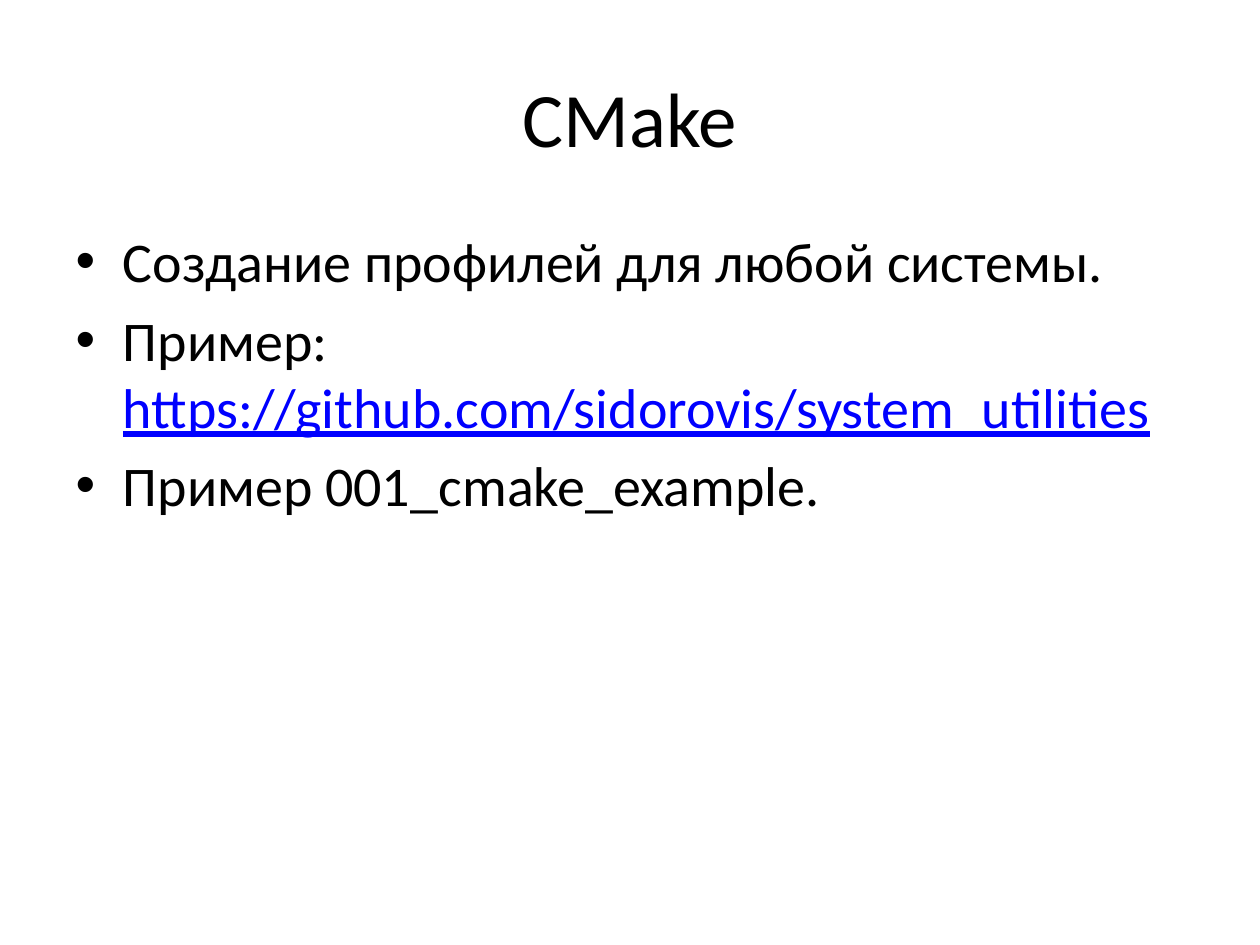
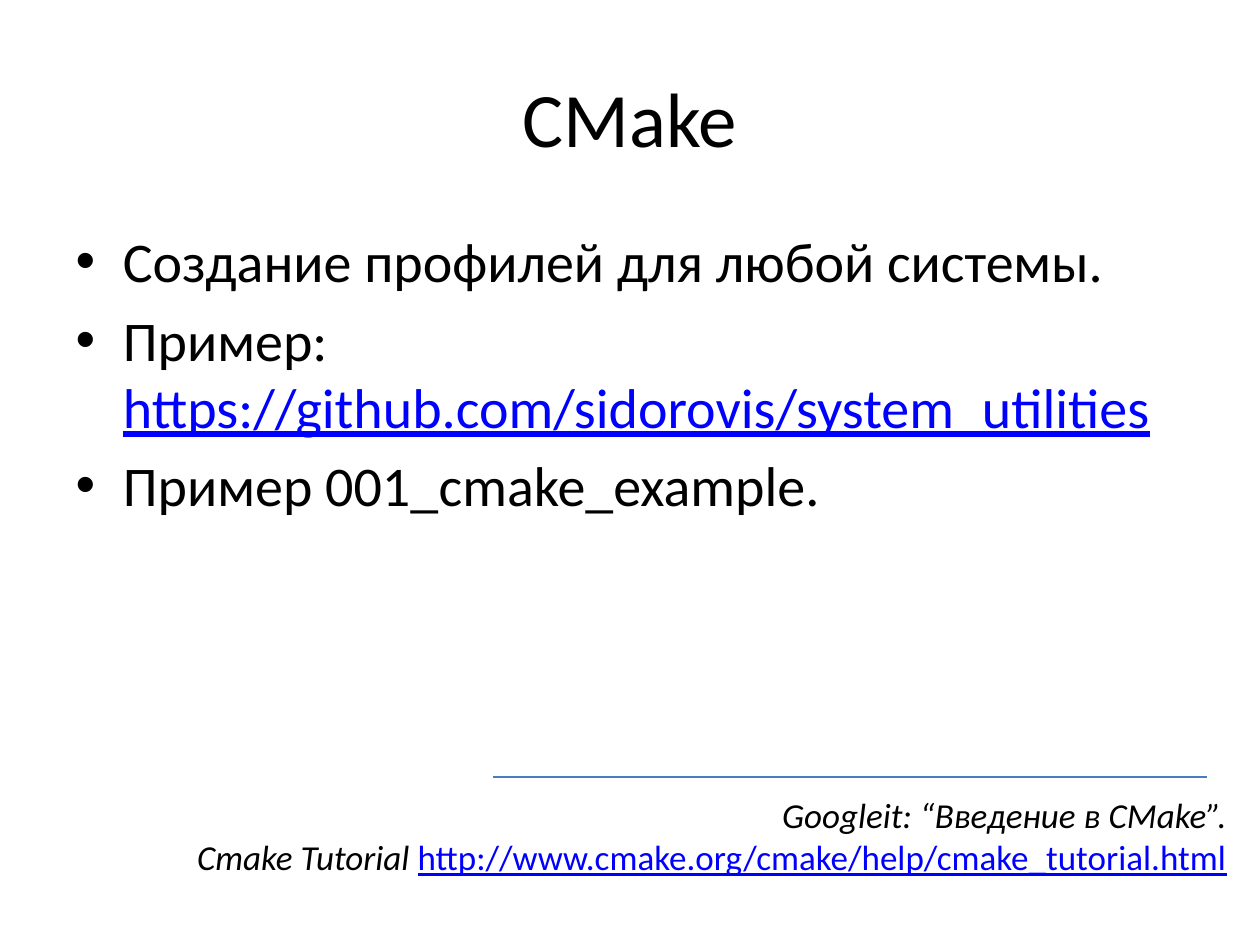
Before and after one commit to tscherkas/cpp_craft_1013, a slide deck: slide 6 of lections/cpp_craft_lec_1_part_1.pptx (slide 9 before the commit). Drawn at 1260x945 pixels with LibreOffice and Linux fonts; fonts in the diff are those of the drawing. Boxes give left, top, right and bottom in pixels: in the first picture for what was removed or moved away, otherwise in the second. Text is boxed around its words. In the diff, an @@ line names an element or a change of style, - is before the commit and + after.

```diff
--- a/lections/cpp_craft_lec_1_part_1.pptx
+++ b/lections/cpp_craft_lec_1_part_1.pptx
@@ line added from (494, 777) to (1207, 777), #4B7EBC 0.75 pt @@
@@ text added at <box>197,803,1227,876</box>, 20 pt, text #0000FF, underline @@
+Googleit: “Введение в CMake”.
+Cmake Tutorial http://www.cmake.org/cmake/help/cmake_tutorial.html
```
Also in this commit, not shown: 5 other slides changed, 2 slides added, 20 slides removed, 36 other files.
